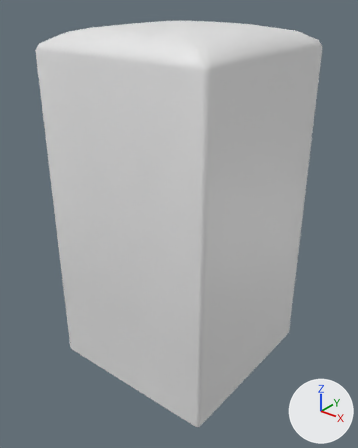
Renders of the FBX model Astral/Assets/ModelAssets/Fantasy/Cliff/Cliffwall.fbx from each side of a commit.
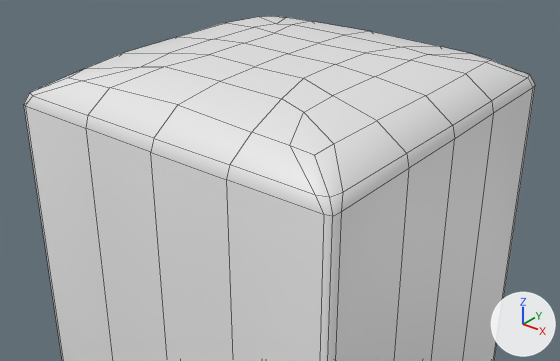
Old and new are each drawn whole from a camera (50 mm lens) standing at (3.13, -3.98, 4.05) and looking at (0.03, -0.1, 1.65) and again close up from a camera (50 mm lens) standing at (2.47, -3.15, 4.9) and looking at (-0.31, 0.32, 2.75). The axes (+X, +Y, +Z) are drawn at lower right. The lights are the same throughout. The close-ups show mesh edges as thin lines.
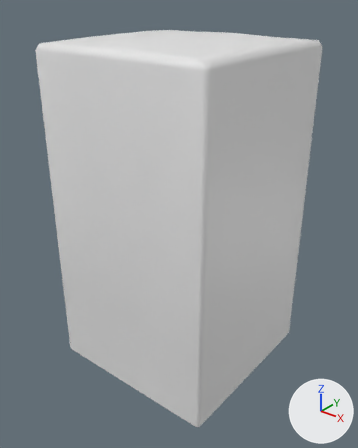
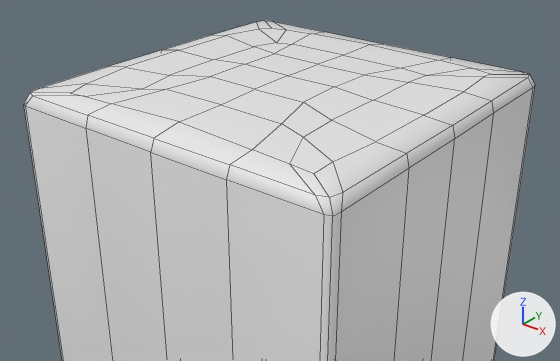
What differs and where, as boxes [x1, y1, x2, y2] in the close-ups (560 x 361 px; the box of a moved part takes in the faces that stretch with it):
```json
{"object": "Cube", "change": "reshaped", "before": [24, 16, 535, 361], "after": [24, 21, 535, 361]}
{"part": 1, "of": "me_cube", "change": "moved or reshaped", "before": [141, 24, 427, 112], "after": [144, 43, 425, 137]}
{"part": 2, "of": "me_cube", "change": "moved or reshaped", "before": [304, 55, 527, 192], "after": [303, 76, 527, 192]}
{"part": 3, "of": "me_cube", "change": "moved or reshaped", "before": [30, 16, 529, 197], "after": [30, 21, 529, 197]}
```

Edits to the scene script, one JSON object a line:
```json
{"block": "me_cube", "where": "me_cube.from_pydata(...)  # 145 vertices, 132 faces; spans x -1.0..1.0, y -1.0..1.0, z -0.04..3.71"}
{"block": "me_cube", "where": "# used by ob_cube; location = (0.0, 0.0, 0.0)"}
{"block": "me_cube", "change": "me_cube part 1: all 25 vertices in x -0.54..0.54, y -0.56..0.56, z 3.67..3.71 are moved by (0.0, 0.0, -0.12)"}
{"block": "me_cube", "change": "me_cube part 2: all 3 vertices in x 0.82..0.83, y -0.42..0.42, z 3.66 are moved by (0.0, 0.0, -0.1)"}
{"block": "me_cube", "change": "me_cube part 3: all 21 vertices in x -0.83..0.8, y -0.83..0.83, z 3.63..3.66 are moved by (0.0, 0.0, -0.08)"}
```
